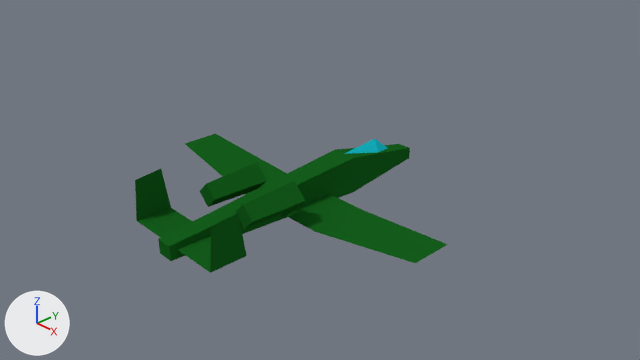
Renders of the Blender file models/a-10.blend from each side of a commit.
Rendered twice from the file's camera 'Camera'. The lights are fixed; the arrows at lower left show +X, +Y and +Z.

Objects in the first picture: 'a10'.
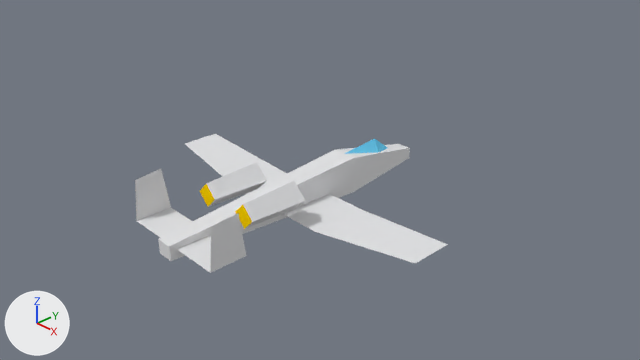
Pixel boxes [x1, y1, x2, y2] of what changed, in the pictures (640 x 360 px; the box of a moved part takes in the faces that stretch with it):
'a10', recoloured, surface changed (green to white)
    both: [135, 134, 448, 273]
part 1 of me_cube, moved or reshaped
    both: [344, 139, 388, 154]
part 2 of me_cube, recoloured (green to white)
    both: [135, 134, 448, 273]
part 3 of me_cube, recoloured (green to yellow)
    both: [200, 184, 252, 229]

The change in detail:
Material 'Body' (mat_body) changes colour from dark green #165f1d to white #e2e3e5; in linear values from (0.00779, 0.115, 0.0121) to (0.761, 0.765, 0.78).
Material 'Glass' (mat_glass) changes colour from cyan #19c9da to cyan #70d7ff; in linear values from (0.00991, 0.584, 0.698) to (0.161, 0.678, 1.0).
Material 'Intake' (mat_intake) is new.
Its base color is (0.0, 0.0, 0.0) (black #000000).
Material 'Engine' (mat_engine) is new.
Its base color is (1.0, 0.639, 0.0) (yellow #ffd100).
Material 'Body Dual Sided' (mat_body_dual_sided) is new.
Its base color is (0.761, 0.765, 0.78) (white #e2e3e5).
me_cube has 57 vertices, 34 faces, 2 loose edges and spans x -2.71..2.71, y -2.42..2.66, z -0.11..0.89.
me_cube is used by ob_a10; location (0.0, 0.0, 0.0).
Verts and faces of me_cube; kept vertices keep their numbers, new ones are numbered from 57.
Before the commit, vertices of me_cube: 0 (0.14, 1.8, 0.39) at pixel (378, 152), 27 (0.0, 2.22, 0.3) at pixel (388, 147), 28 (-0.14, 1.8, 0.39), 29 (0.0, 1.84, 0.59) at pixel (374, 138), 34 (0.0, 1.1, 0.53) at pixel (344, 153).
Part 1, on me_cube:
Faces deleted: (0, 29, 27), (0, 34, 29), (27, 29, 28), (28, 29, 34).
New faces: (0, 27, 29), (0, 29, 34), (27, 28, 29), (28, 34, 29) (mat_glass (cyan #70d7ff)).
me_cube part 2: 7 faces spanning x -2.71..2.71, y -2.3..0.56, z 0.05..0.89 switch from mat_body (dark green #165f1d) to mat_body_dual_sided (white #e2e3e5).
me_cube part 3: 2 faces spanning x -0.65..0.65, y -1.36, z 0.26..0.66 switch from mat_body (dark green #165f1d) to mat_engine (yellow #ffd100).
me_cube now uses material mat_intake (black #000000).
